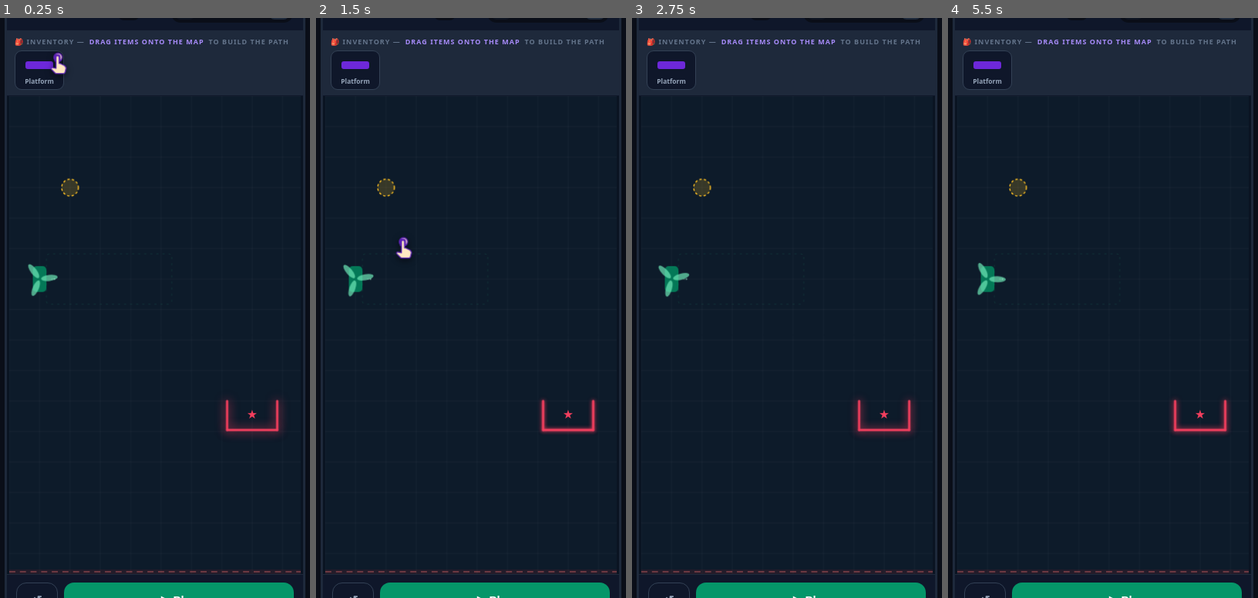
Above: before the commit, frames 1-4 (left to right).
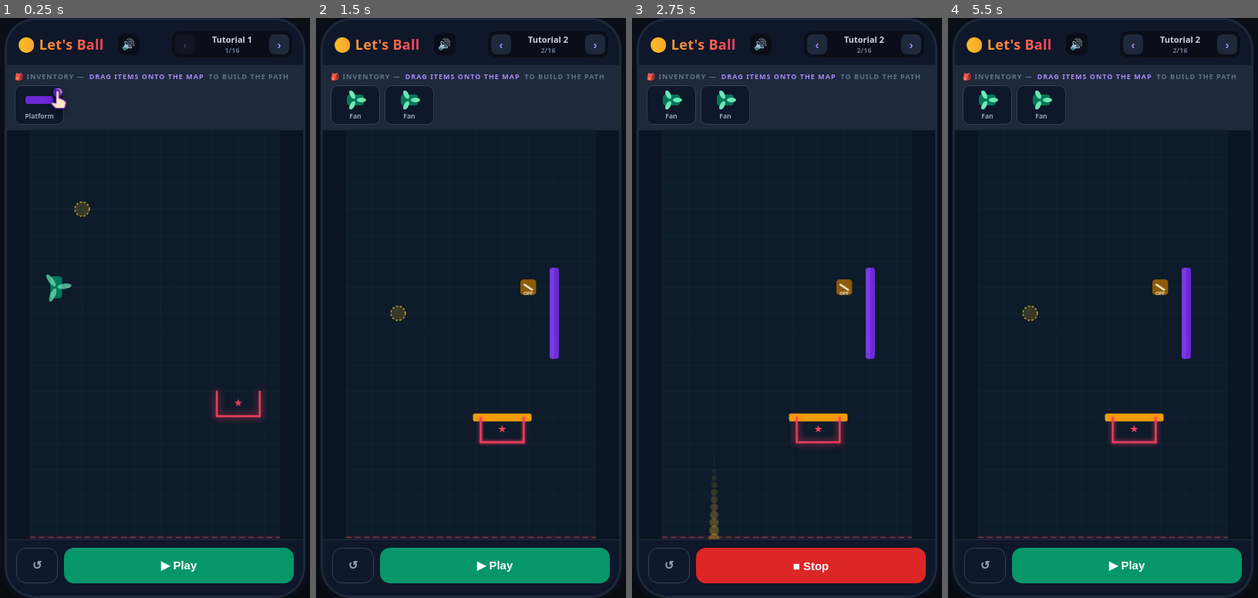
Above: after the commit, the same moments.

Repository: Chip472/VNG-Intern-Game-Protoypes
Game: browser game, page Lets_Ball.html
Two runs of this game, one before a commit and one after it. Both use one fixed random seed, a clock stepped at 60 frames per second and the inputs below.
Inputs (mouse positions are in pixels of both pictures, inside the frame that each line leads up to; where the layout moved, square brackets give the same spot in the first picture):
- Up to frame 1 (0.25 s): no input
- Up to frame 2 (1.5 s): click (495, 563) at 0.27 s, where only the run after the commit has a clickable "▶ Play"; click (471, 377) [471, 383] at 1.07 s; click (595, 47) at 1.27 s, where only the run after the commit has a clickable "›"
- Up to frame 3 (2.75 s): click (737, 296) [728, 284] at 1.67 s; click (811, 563) at 1.77 s, where only the run after the commit has a clickable "▶ Play"; click (725, 105) at 1.87 s; press the mouse at (836, 273) [845, 261] at 2.27 s; release the mouse at (787, 255) [787, 238] at 2.4 s; click (672, 105) [672, 70] at 2.47 s
- Up to frame 4 (5.5 s): click (1140, 418) [1146, 429] at 2.87 s; click (1127, 563) at 3.07 s, where only the run after the commit has a clickable "▶ Play"; click (1041, 435) [1028, 453] at 3.47 s; click (1134, 47) at 3.67 s, where only the run after the commit has a clickable "‹"; press the mouse at (1103, 255) [1103, 238] at 4.07 s; release the mouse at (1078, 476) [1075, 499] at 4.2 s; click (988, 105) [988, 70] at 4.27 s; click (1177, 354) [1189, 360] at 4.67 s; click (1127, 563) at 4.77 s, where only the run after the commit has a clickable "▶ Play"; click (988, 105) [988, 70] at 4.87 s; click (1028, 337) [1016, 337] at 5.27 s; click (1227, 47) at 5.47 s, where only the run after the commit has a clickable "›"

The runs differ from the first frame. In frame 1, 12% of the frame differs, in the area x 1-99%, y 0-100%; in frame 2, 12%; in frame 3, 13%; in frame 4, 12%.

Commit message:
Update phone dimensions to be responsive

Diff:
--- a/Lets_Ball.html
+++ b/Lets_Ball.html
@@ -7,7 +7,7 @@
 <style>
 *{box-sizing:border-box;margin:0;padding:0;-webkit-tap-highlight-color:transparent;}
 body{background:#0d1117;display:flex;justify-content:center;align-items:center;min-height:100vh;font-family:'Segoe UI',system-ui,sans-serif;overflow:hidden;touch-action:none;}
-#phone{width:390px;height:840px;background:#0f172a;border-radius:40px;border:3px solid #1e293b;box-shadow:0 0 0 6px #0a0e18,0 40px 80px rgba(0,0,0,.8);display:flex;flex-direction:column;overflow:hidden;position:relative;}
+#phone{width:min(390px,100vw);height:min(840px,100vh);background:#0f172a;border-radius:40px;border:3px solid #1e293b;box-shadow:0 0 0 6px #0a0e18,0 40px 80px rgba(0,0,0,.8);display:flex;flex-direction:column;overflow:hidden;position:relative;}
 #topbar{background:#0f172a;padding:14px 14px 10px;display:flex;align-items:center;gap:8px;flex-shrink:0;border-bottom:1px solid #1e293b;z-index:10;}
 #brand{font-size:18px;font-weight:900;letter-spacing:.3px;background:linear-gradient(90deg,#fbbf24,#f43f5e);-webkit-background-clip:text;background-clip:text;color:transparent;display:flex;align-items:center;gap:6px;}
 #lvlnav{margin-left:auto;display:flex;align-items:center;gap:4px;background:#0a0e18;border-radius:10px;padding:3px 4px;}
@@ -75,11 +75,13 @@
 #point-hand svg{display:block;transform:rotate(180deg);filter:drop-shadow(0 3px 5px rgba(0,0,0,.55));}
 @keyframes pointBob{0%,100%{transform:translateX(-50%) translateY(-9px);}50%{transform:translateX(-50%) translateY(2px);}}
 
-    html, body {
+html, body {
   margin: 0;
   padding: 0;
   height: 100%;
   overflow: hidden;
+}
+</style>
 </style>
 </head>
 <body>
